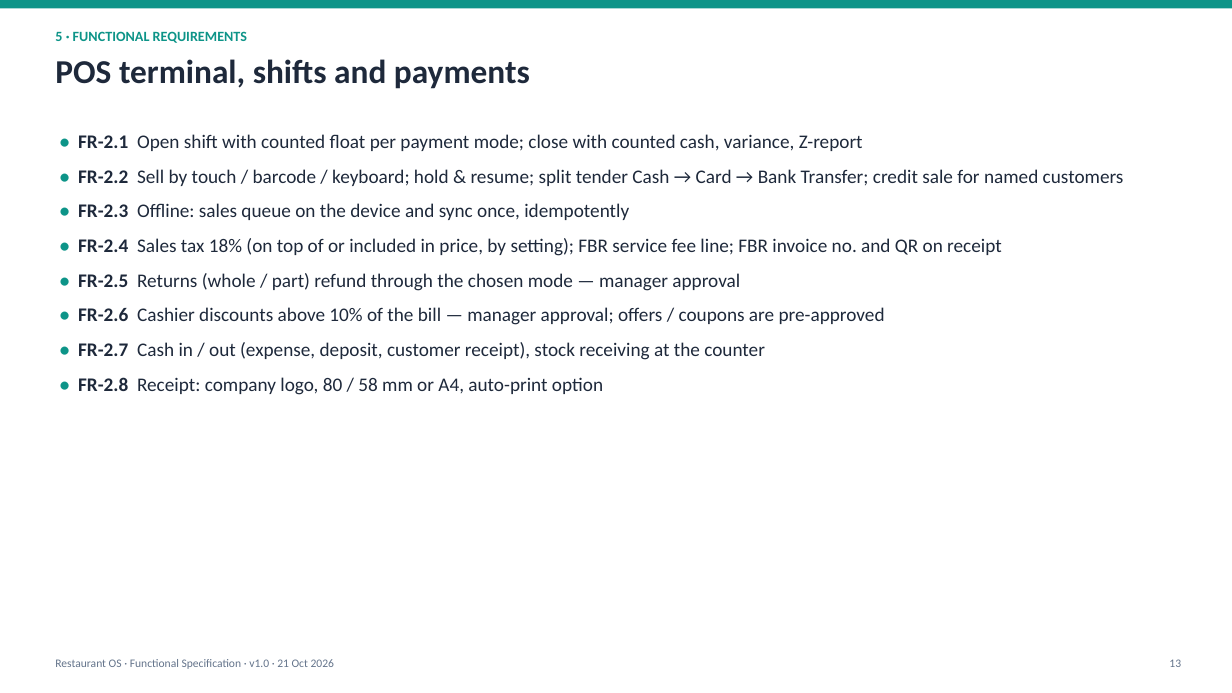
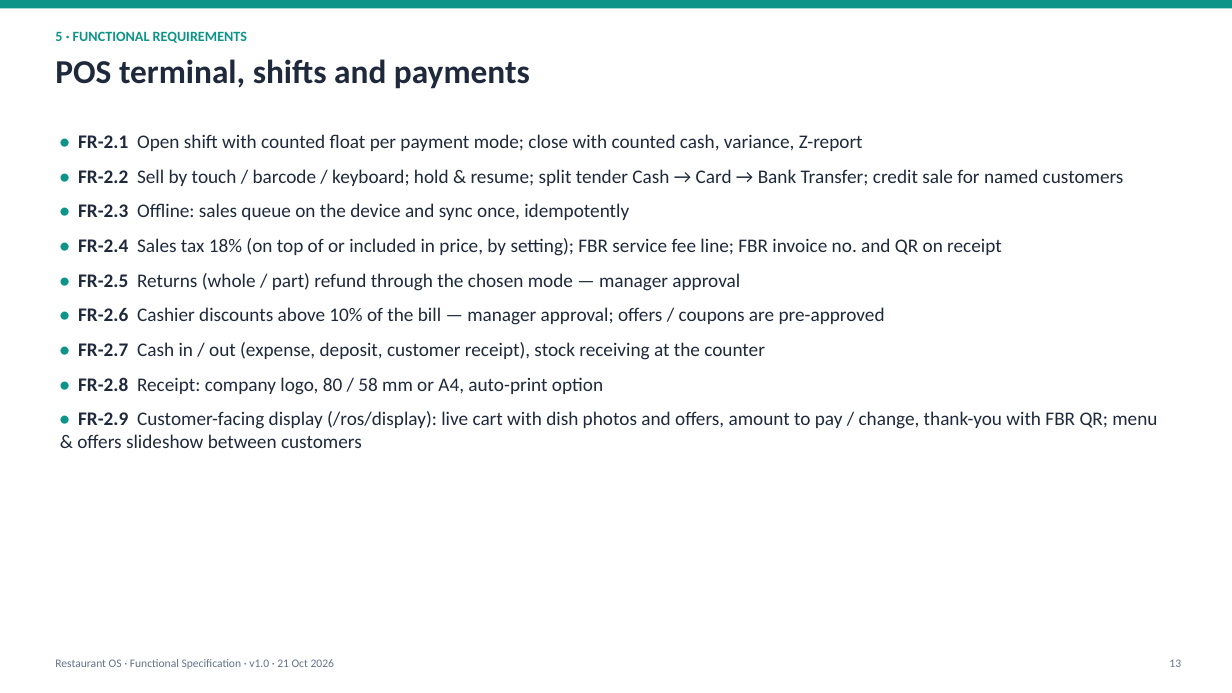
Before and after one commit to maqmalak/restaurant_os, a slide deck: slide 13 of docs/Restaurant_OS_FSD.pptx. Drawn at 1232x693 pixels with LibreOffice and Linux fonts; fonts in the diff are those of the drawing. Boxes give left, top, right and bottom in pixels: in the first picture for what was removed or moved away, otherwise in the second. Text is boxed around its words. In the diff, an @@ line names an element or a change of style, - is before the commit and + after.

```diff
--- a/docs/Restaurant_OS_FSD.pptx
+++ b/docs/Restaurant_OS_FSD.pptx
@@ text at box(77, 411, 1157, 448): paragraph added @@
+• FR-2.9 Customer-facing display (/ros/display): live cart with dish photos and offers, amount to pay / change, thank-you with FBR QR; menu & offers slideshow between customers
```
Also in this commit, not shown: 5 other slides changed, 1 other file.
